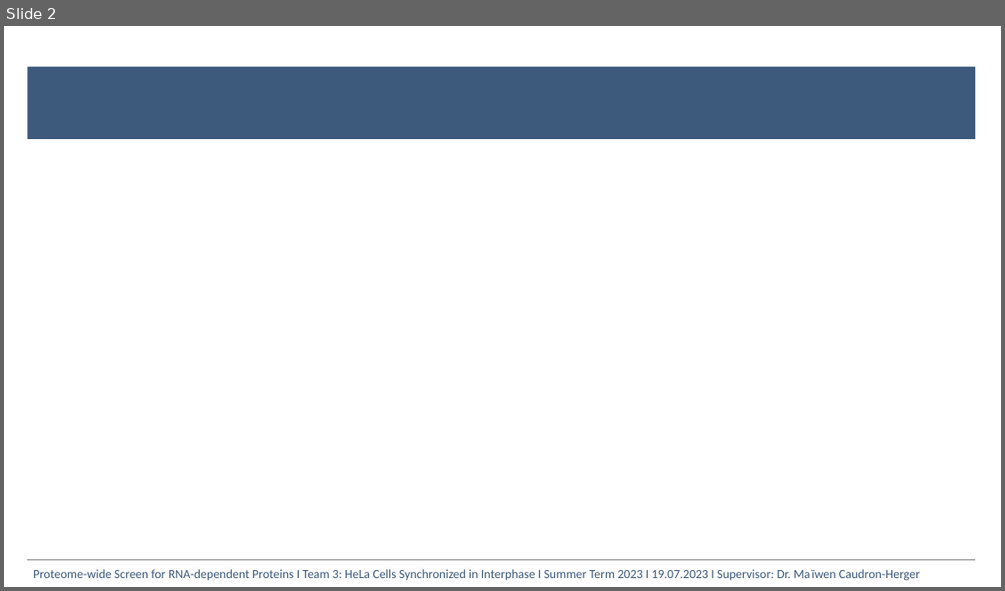
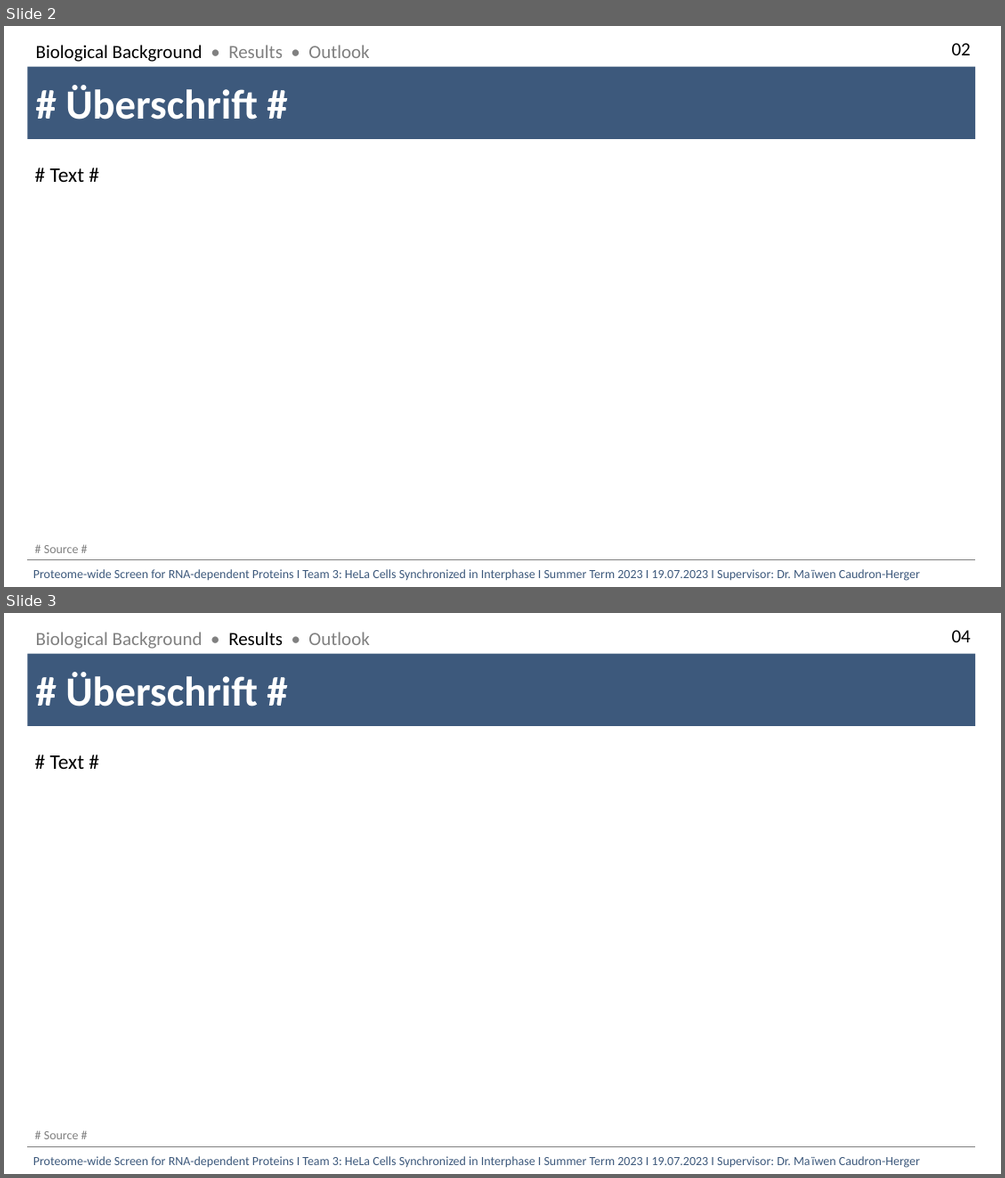
Before and after one commit to datascience-mobi-2023/topic03_team03, a slide deck: Template_Final_Presentation.pptx. Shown one above the other, each under a label of ours: slide 2 before the commit, slides 2 and 3 after it. The pictures are 1005x591 and 1005x1178 pixels, drawn with LibreOffice and Linux fonts; fonts in the diff are those of the drawing. Boxes give left, top, right and bottom in pixels: in the first picture for what was removed or moved away, otherwise in the second. Text is boxed around its words. In the diff, an @@ line names an element or a change of style, - is before the commit and + after.

```diff
--- a/Template_Final_Presentation.pptx
+++ b/Template_Final_Presentation.pptx
@@ slide 3 added at [4, 613, 1001, 1174], background #FFFFFF @@
@@ text added at [36, 632, 369, 649], 18 pt, text #808080 @@
+Biological Background • Results • Outlook
@@ text added at [952, 630, 971, 642], 18 pt, text #000000 @@
+04
@@ rectangle added at [28, 653, 975, 726], fill #3D597C @@
@@ text added at [65, 672, 258, 706], 40 pt, text #FFFFFF, bold @@
+# Überschrift #
@@ text added at [50, 755, 85, 769], 20 pt, text #000000 @@
+# Text #
@@ text added at [44, 1131, 79, 1139], 12 pt, text #808080 @@
+# Source #
@@ line added from (28, 1147) to (975, 1147), #808080 1 pt @@
@@ text added at [33, 1156, 920, 1167], 12 pt, text #3D597C @@
+Proteome-wide Screen for RNA-dependent Proteins I Team 3: HeLa Cells Synchronized in Interphase I Summer Term 2023 I 19.07.2023 I Supervisor: Dr. Maïwen Caudron-Herger
@@ slide 2 changed as well @@
@@ text added at [36, 45, 369, 62], 18 pt, text #000000 @@
+Biological Background • Results • Outlook
@@ text added at [952, 43, 971, 55], 18 pt, text #000000 @@
+02
@@ text added at [65, 85, 258, 119], 40 pt, text #FFFFFF, bold @@
+# Überschrift #
@@ text added at [50, 168, 85, 182], 20 pt, text #000000 @@
+# Text #
@@ text added at [44, 545, 79, 553], 12 pt, text #808080 @@
+# Source #
```
Also in this commit, not shown: 3 other slides added, 2 slides removed.
